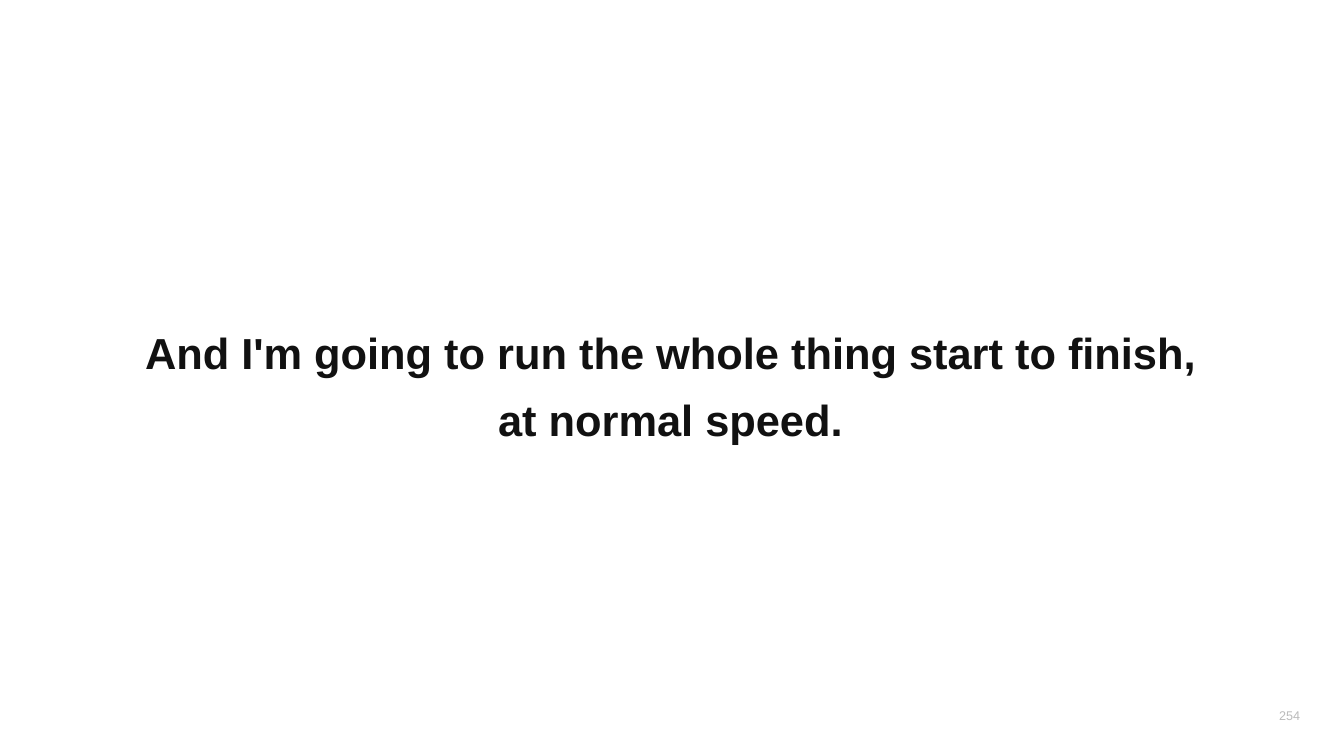
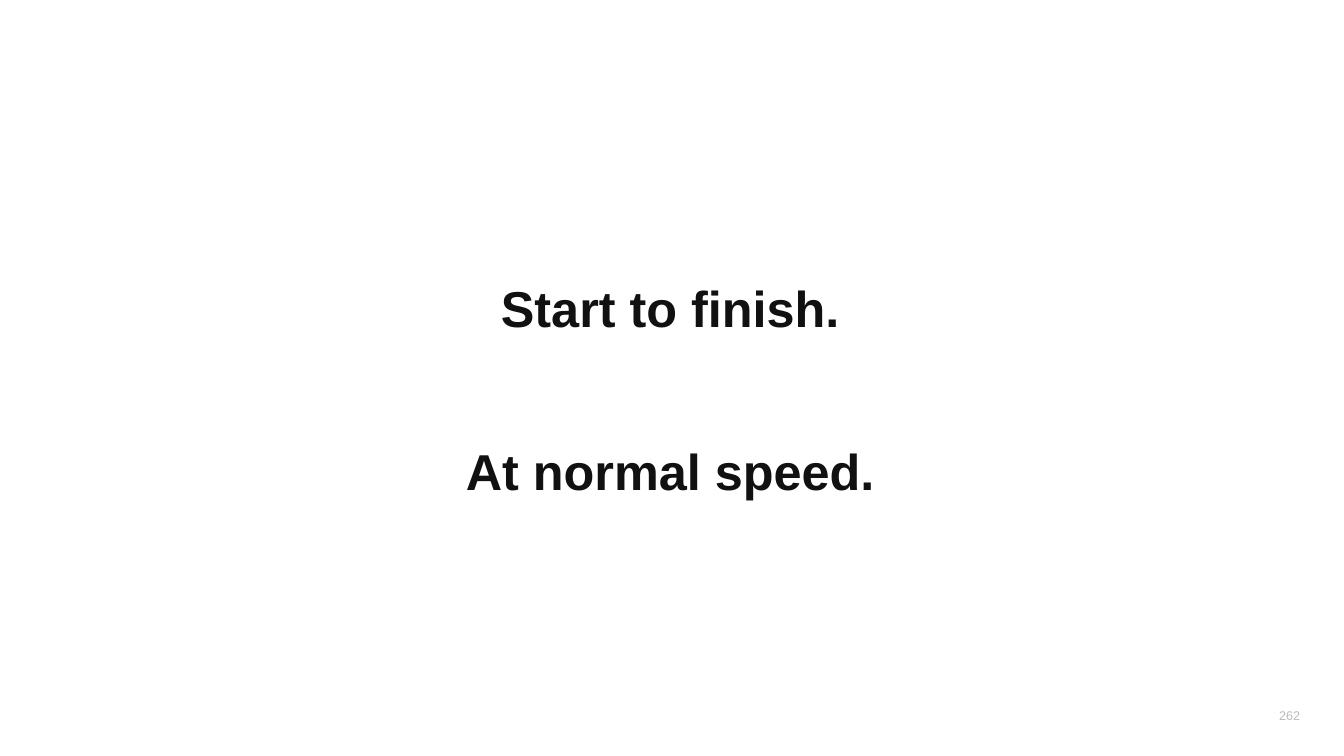
Before and after one commit to heikstepo/webinar-tracking, a slide deck: slide 262 of webinar-rauf/23-DTR-content-section-internal.pptx (slide 254 before the commit). Drawn at 1344x756 pixels with LibreOffice and Linux fonts; fonts in the diff are those of the drawing. Boxes give left, top, right and bottom in pixels: in the first picture for what was removed or moved away, otherwise in the second. Text is boxed around its words. In the diff, an @@ line names an element or a change of style, - is before the commit and + after.

```diff
--- a/webinar-rauf/23-DTR-content-section-internal.pptx
+++ b/webinar-rauf/23-DTR-content-section-internal.pptx
@@ text at bbox=[466, 290, 875, 500]: text changed; size 31 to 36 pt @@
-And I'm going to run the whole thing start to finish,
-at normal speed.
+Start to finish.
+At normal speed.
@@ text at bbox=[1279, 711, 1300, 720]: text changed @@
-254
+262
```
Also in this commit, not shown: 250 other slides changed, 13 slides added, 4 slides removed, 2 other files.
